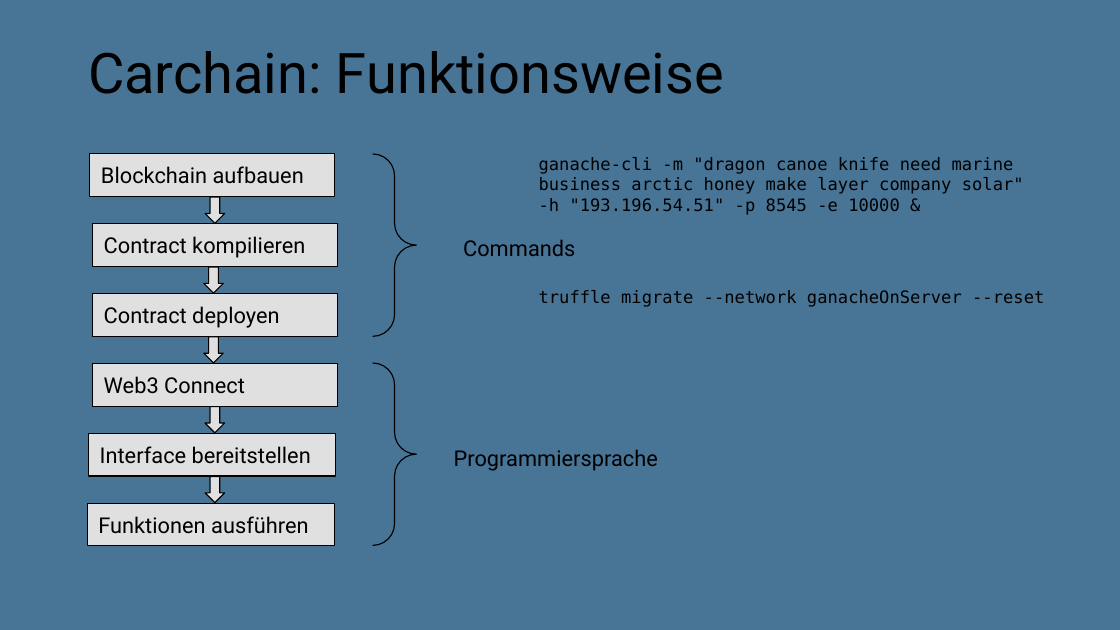
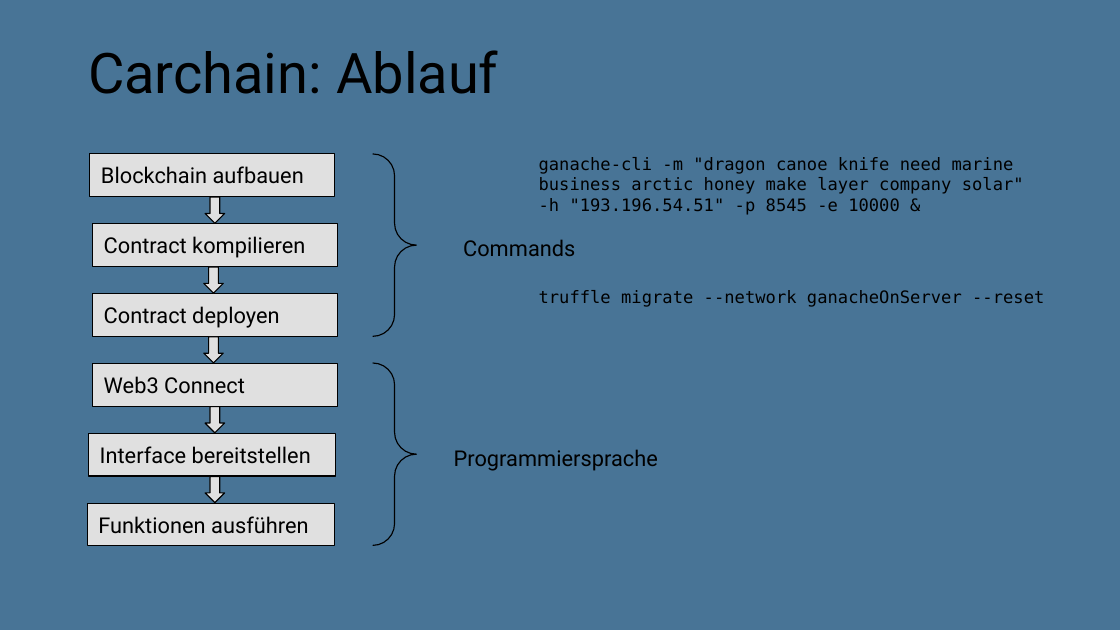
Before and after one commit to Tachmeton/Carchain, a slide deck: slide 32 of Präsentation/PräsiCarchain/Carchain Präsentation.pptx. Drawn at 1120x630 pixels with LibreOffice and Linux fonts; fonts in the diff are those of the drawing; background and template pictures are left out. Boxes give left, top, right and bottom in pixels: in the first picture for what was removed or moved away, otherwise in the second. Text is boxed around its words. In the diff, an @@ line names an element or a change of style, - is before the commit and + after.

```diff
--- a/Präsentation/PräsiCarchain/Carchain Präsentation.pptx
+++ b/Präsentation/PräsiCarchain/Carchain Präsentation.pptx
@@ title at bbox=[88, 50, 498, 94]: text changed @@
-Carchain: Funktionsweise
+Carchain: Ablauf
```
Also in this commit, not shown: 2 other slides changed.
